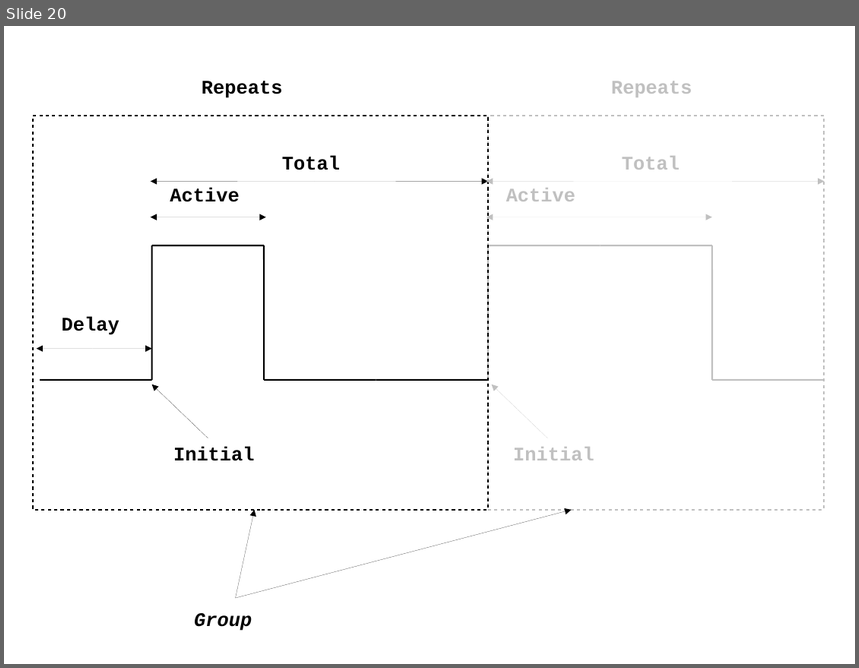
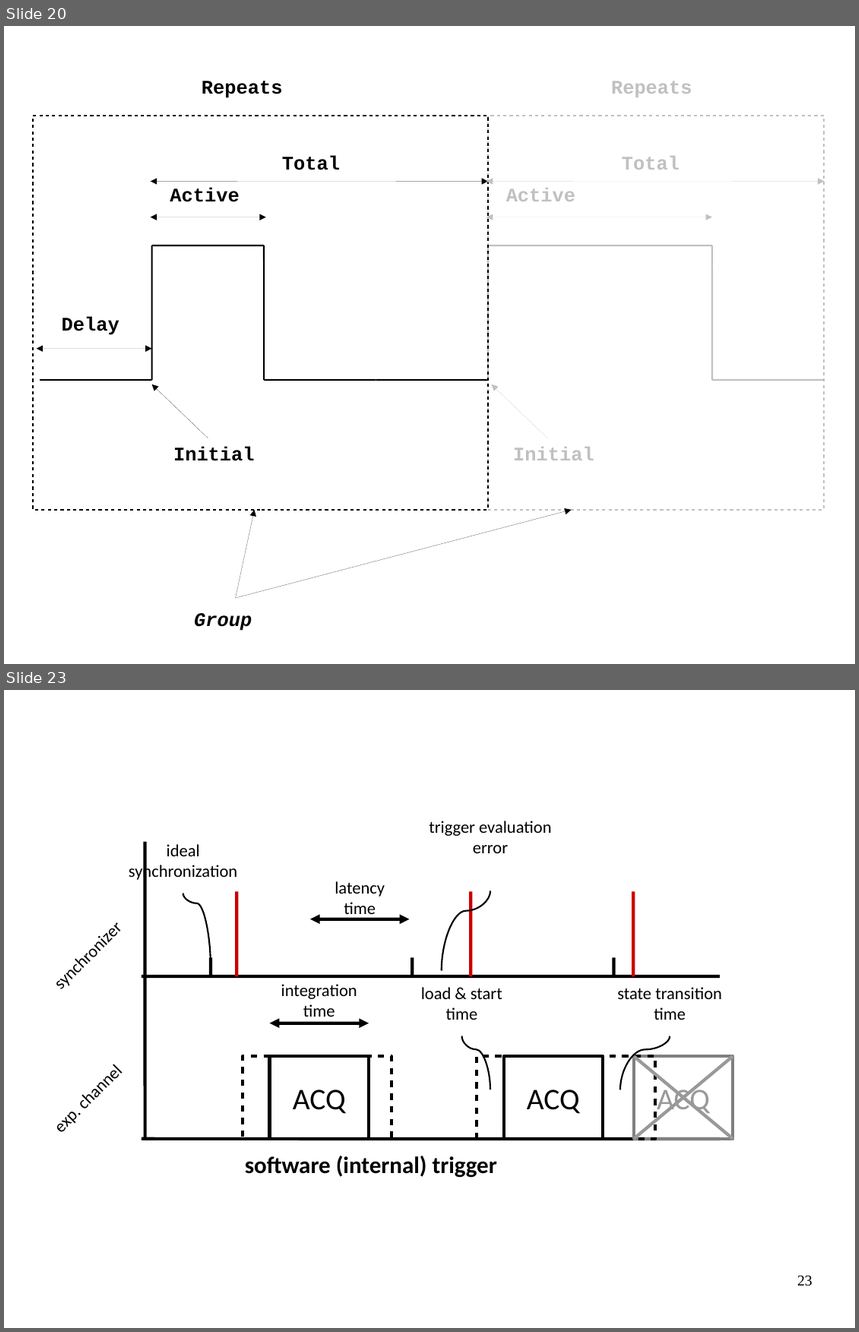
Before and after one commit to sardana-org/sardana, a slide deck: doc/sketches/sketches.odp. Shown one above the other, each under a label of ours: slide 20 before the commit, slides 20 and 23 after it; the slides between them are not shown. The pictures are 859x668 and 859x1332 pixels, drawn with LibreOffice and Linux fonts; fonts in the diff are those of the drawing. Boxes give left, top, right and bottom in pixels: in the first picture for what was removed or moved away, otherwise in the second. Text is boxed around its words. In the diff, an @@ line names an element or a change of style, - is before the commit and + after.

```diff
--- a/doc/sketches/sketches.odp
+++ b/doc/sketches/sketches.odp
@@ slide 23 added at (4,690,855,1328), background #FFFFFF @@
@@ text added at (429,821,551,853), 16 pt, text #000000 @@
+trigger evaluation error
@@ text added at (129,844,237,882), 16 pt, text #000000 @@
+ideal
+synchronization
@@ line added from (145, 841) to (145, 1138), #000000 3 pt @@
@@ curved line added from (183, 893) to (211, 967), #000000 1.5 pt @@
@@ line added from (237, 977) to (237, 891), #CC0000 3 pt @@
@@ curved line added from (490, 891) to (442, 971), #000000 1.5 pt @@
@@ line added from (471, 977) to (471, 891), #CC0000 3 pt @@
@@ line added from (633, 977) to (633, 891), #CC0000 3 pt @@
@@ text added at (40,908,134,1002), 16 pt, text #000000 @@
+synchronizer
@@ line added at (310,920,410,920), outline #000000 3 pt, 16 pt, text #000000 @@
+latency
+time
@@ line added from (211, 977) to (211, 958), #000000 3 pt @@
@@ line added from (413, 977) to (413, 958), #000000 3 pt @@
@@ line added from (614, 977) to (614, 958), #000000 3 pt @@
@@ line added from (142, 977) to (720, 977), #000000 3 pt @@
@@ text added at (421,987,503,1020), 16 pt, text #000000 @@
+load & start
+time
@@ text added at (617,987,722,1020), 16 pt, text #000000 @@
+state transition
+time
@@ line added at (270,1024,369,1024), outline #000000 3 pt, 16 pt, text #000000 @@
+integration
+time
@@ text added at (40,1051,134,1144), 16 pt, text #000000 @@
+exp. channel
@@ curved line added from (462, 1036) to (490, 1090), #000000 1.5 pt @@
@@ curved line added from (671, 1036) to (620, 1090), #000000 1.5 pt @@
@@ rectangle added at (243,1057,392,1140), outline #000000 3 pt @@
@@ rectangle added at (270,1057,369,1140), outline #000000 3 pt, 28 pt, text #000000 @@
+ACQ
@@ rectangle added at (477,1057,656,1140), outline #000000 3 pt @@
@@ rectangle added at (504,1057,603,1140), outline #000000 3 pt, 28 pt, text #000000 @@
+ACQ
@@ rectangle added at (634,1057,733,1140), outline #808080 3 pt, 28 pt, text #999999 @@
+ACQ
@@ line added from (733, 1057) to (634, 1138), #999999 3 pt @@
@@ line added from (634, 1057) to (733, 1138), #999999 3 pt @@
@@ line added from (142, 1140) to (720, 1140), #000000 3 pt @@
@@ text added at (245,1156,497,1178), 22 pt, text #000000, bold @@
+software (internal) trigger
@@ page number added at (797,1276,813,1287), 14 pt, text #000000 @@
+23
```
Also in this commit, not shown: 5 other slides added, 6 other files.
